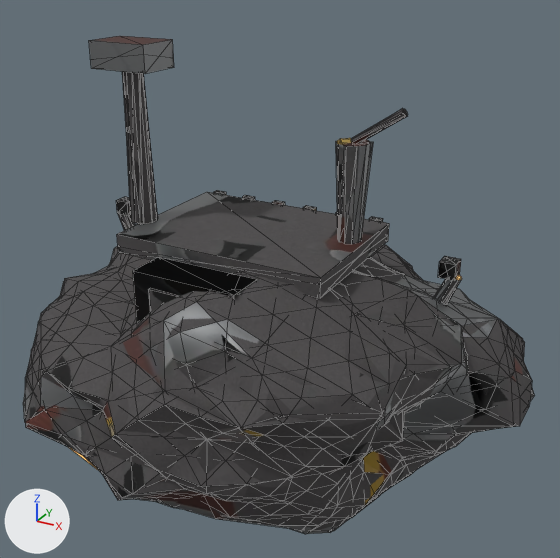
The glTF model tools/asset_factory/deliveries/parti1/sd_prop_lair2.glb as it was, and as the next commit left it.
Rendered twice from a camera (50 mm lens) standing at (0.684, -1.212, 0.617) and looking at (0.015, 0.004, 0.009). Lighting does not change. The marker at lower left points along +X, +Y and +Z. The picture after the commit comes second. Mesh edges are drawn as thin lines. Where no turn or scale is listed for an object, it has been applied to the vertices. Vertices at exactly the same position are counted once.

In view in the first picture: 'LOD0_body', 'LOD1_body'.
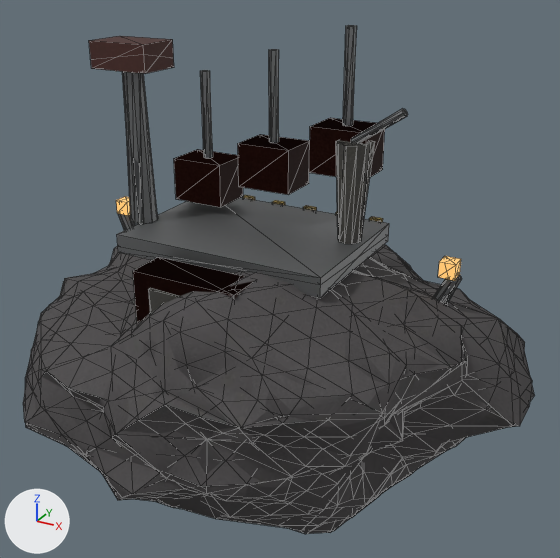
The newer file is also turned or shifted as a whole; pictures and numbers use the older file's frame.

Boxes [x1, y1, x2, y2] around the edits, measured in the pictures (560 x 558 px; the box of a moved part takes in the faces that stretch with it):
'LOD0_body', reshaped: before [23, 36, 532, 534]; after [23, 25, 532, 534]
part 1 of me_lod0_body, added: after [238, 134, 310, 195]
part 2 of me_lod0_body, added: after [309, 118, 385, 179]
part 3 of me_lod0_body, built on: before [403, 109, 408, 116]; after [174, 25, 408, 207]
part 4 of me_lod0_body, surface changed: [23, 39, 532, 534] in both
part 5 of me_lod1_body, rebuilt (mostly hidden): before [440, 281, 452, 303]; after [433, 279, 446, 298]
part 6 of me_lod1_body, moved or reshaped: before [120, 142, 534, 509]; after [129, 112, 534, 509]
part 7 of me_lod1_body, surface changed: [25, 71, 500, 531] in both

The change in detail:
me_lod0_body is used by ob_lod0_body; location (0.0, 0.0, 0.0).
me_lod0_body had 824 vertices, 1506 faces and spanned x -0.5..0.5, y -0.404..0.404, z -0.449..0.449.
me_lod0_body now has 884 vertices, 1583 faces and spans x -0.5..0.5, y -0.404..0.404, z -0.449..0.479.
me_lod0_body part 1: a new loose piece, a box spanning x -0.092..0.018, y 0.032..0.118, z 0.173..0.259, in mat_mat_body.
me_lod0_body part 2: a new loose piece, a box spanning x 0.061..0.171, y 0.032..0.118, z 0.222..0.308, in mat_mat_body.
Part 3, on me_lod0_body:
25 faces are deleted.
26 vertices are added at x -0.245..0.124, y 0.032..0.118, z 0.124..0.308.
18 new vertices lie (0.0, 0.0, 0.171) away from vertices in x -0.198..0.124, y 0.066..0.084, z 0.21..0.308.
78 new faces join them.
me_lod0_body part 4: 1474 kept faces spanning x -0.5..0.5, y -0.404..0.404, z -0.449..0.449 get new texture (UV) coordinates.
Other edits to the shape of me_lod0_body do not show in these pictures.
me_lod1_body is used by ob_lod1_body; location (0.0, 0.0, 0.0).
me_lod1_body had 272 vertices, 447 faces and spanned x -0.494..0.502, y -0.407..0.407, z -0.445..0.432.
me_lod1_body now has 299 vertices, 471 faces and spans x -0.494..0.502, y -0.407..0.407, z -0.445..0.479.
me_lod1_body part 5: the loose piece of 6 vertices spanning x 0.253..0.343, y 0.045..0.081, z -0.113..0.067 is rebuilt with 6 vertices and now spans x 0.251..0.344, y 0.046..0.079, z -0.114..0.067.
Part 6, on me_lod1_body:
33 vertices are removed from x -0.429..0.462, y -0.186..0.39, z -0.387..0.289.
113 faces are deleted.
2 vertices move from x -0.406..-0.305, y -0.22..0.058, z -0.318..0.067 to x -0.405..-0.269, y -0.205..0.064, z -0.33..0.068.
41 vertices are added at x -0.417..0.441, y -0.136..0.381, z -0.384..0.479.
108 new faces join them.
me_lod1_body part 7: 324 kept faces spanning x -0.494..0.502, y -0.407..0.407, z -0.445..0.432 get new texture (UV) coordinates.
Other edits to the shape of me_lod1_body do not show in these pictures.
